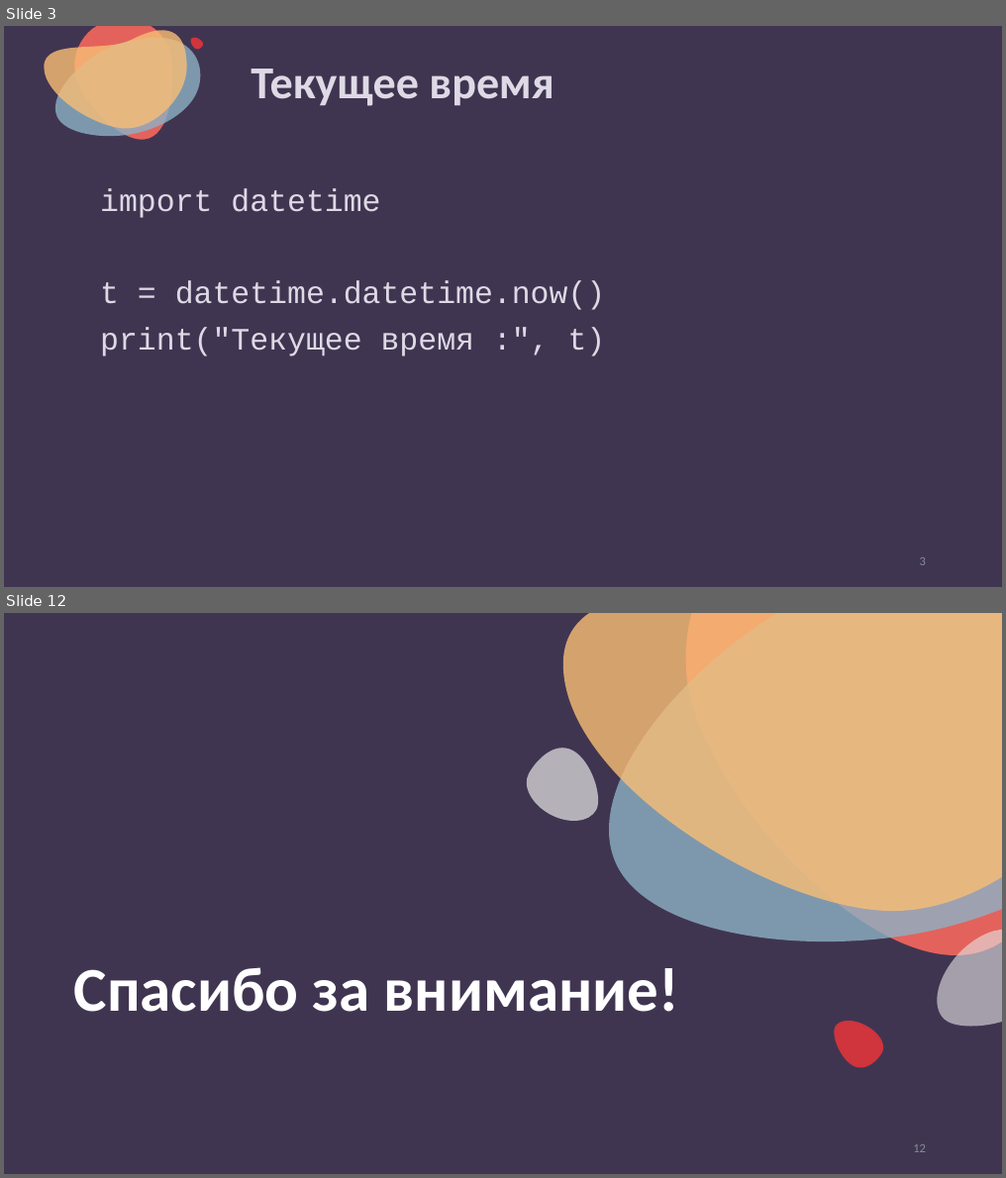
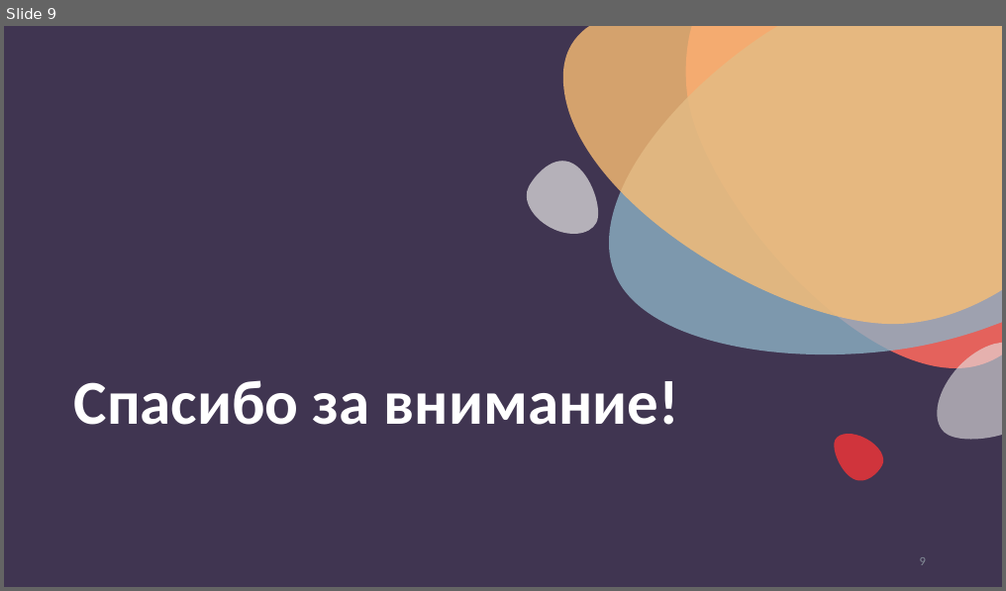
Before and after one commit to nesrv/python-for-odin.study, a slide deck: m4-1-Работа-с-датой-и-временем/Работа+с+датой+и+временем.pptx. Shown one above the other, each under a label of ours: slides 3 and 12 before the commit, slide 9 after it; the slides between them are not shown. The pictures are 1006x1178 and 1006x591 pixels, drawn with LibreOffice and Linux fonts; fonts in the diff are those of the drawing. Boxes give left, top, right and bottom in pixels: in the first picture for what was removed or moved away, otherwise in the second. Text is boxed around its words. In the diff, an @@ line names an element or a change of style, - is before the commit and + after.

```diff
--- a/m4-1-Работа-с-датой-и-временем/Работа+с+датой+и+временем.pptx
+++ b/m4-1-Работа-с-датой-и-временем/Работа+с+датой+и+временем.pptx
@@ slide 3 removed at (x1=4, y1=26, x2=1002, y2=587), background #403551 @@
@@ freeform shape removed at (x1=44, y1=31, x2=187, y2=129) @@
@@ freeform shape removed at (x1=55, y1=37, x2=201, y2=136) @@
@@ freeform shape removed at (x1=74, y1=26, x2=172, y2=140) @@
@@ freeform shape removed at (x1=190, y1=37, x2=202, y2=49) @@
@@ title removed at (x1=251, y1=69, x2=553, y2=106) @@
-Текущее время
@@ freeform shape removed at (x1=76, y1=141, x2=94, y2=159) @@
@@ text removed at (x1=100, y1=188, x2=606, y2=357) @@
-import datetime
-t = datetime.datetime.now()
-print("Текущее время :", t)
@@ page number removed at (x1=920, y1=558, x2=926, y2=566) @@
-3
@@ what was slide 12 is now slide 9 @@
@@ page number at (x1=920, y1=558, x2=926, y2=566): text changed @@
-12
+9
```
Also in this commit, not shown: 1 slide changed, 7 slides added, 9 other slides removed, 23 other files.
